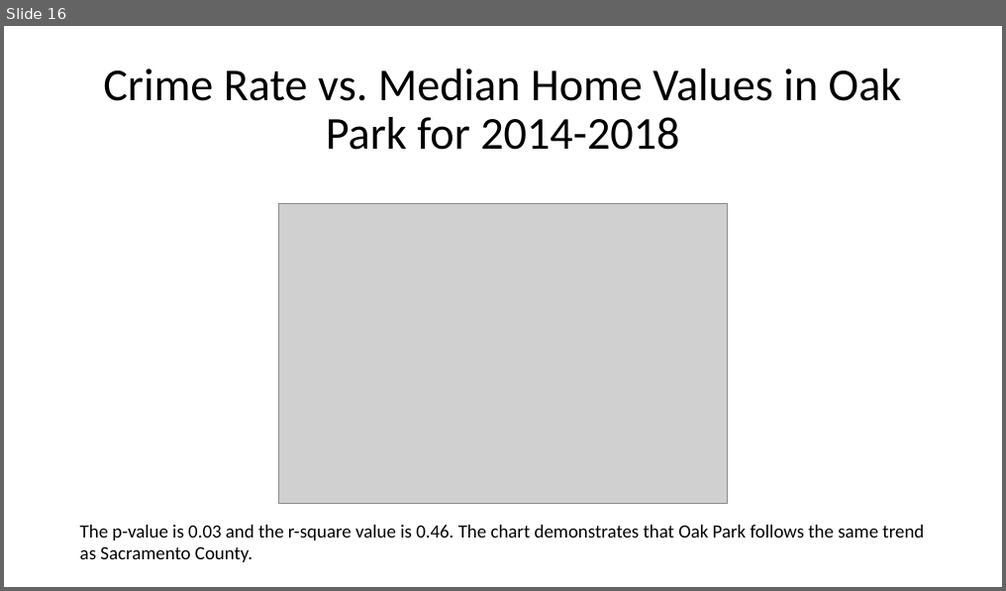
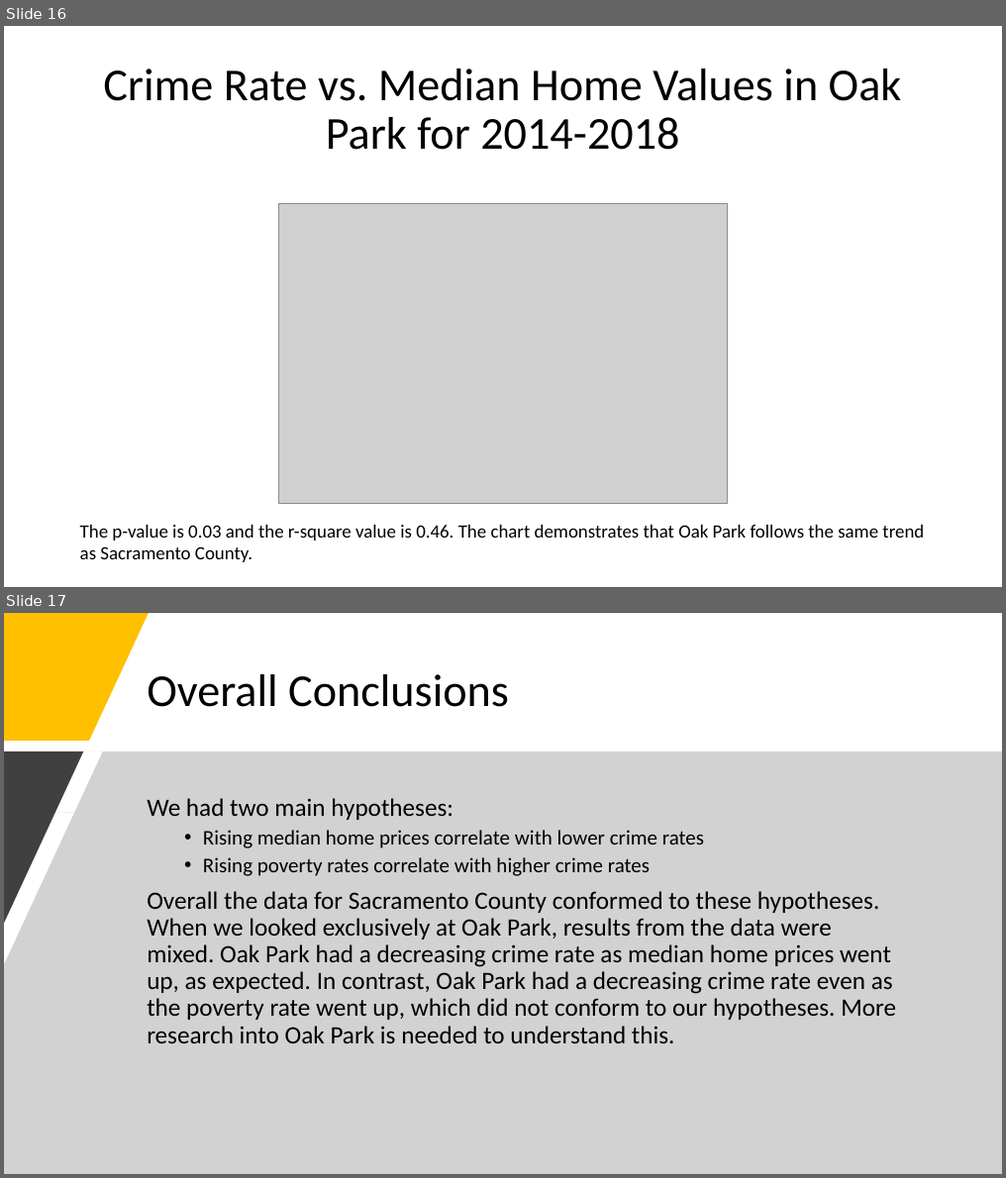
Before and after one commit to sean-galloway/Crime_and_Poverty, a slide deck: Project_1_Presentation.pptx. Shown one above the other, each under a label of ours: slide 16 before the commit, slides 16 and 17 after it. The pictures are 1006x591 and 1006x1178 pixels, drawn with LibreOffice and Linux fonts; fonts in the diff are those of the drawing; grey boxes stand for pictures. Boxes give left, top, right and bottom in pixels: in the first picture for what was removed or moved away, otherwise in the second. Text is boxed around its words. In the diff, an @@ line names an element or a change of style, - is before the commit and + after.

```diff
--- a/Project_1_Presentation.pptx
+++ b/Project_1_Presentation.pptx
@@ slide 17 added at bbox=[4, 613, 1002, 1174], background #FFFFFF @@
@@ freeform shape added at bbox=[4, 613, 149, 741], fill #FFC000 @@
@@ title added at bbox=[147, 674, 509, 707], 44 pt, text #000000 @@
+Overall Conclusions
@@ freeform shape added at bbox=[4, 752, 1002, 1174], fill #A6A6A6 at 50% opacity @@
@@ freeform shape added at bbox=[4, 752, 83, 923], fill #404040 @@
@@ text added at bbox=[147, 798, 896, 1044], 24 pt, text #000000 @@
+We had two main hypotheses:
+  • Rising median home prices correlate with lower crime rates
+  • Rising poverty rates correlate with higher crime rates
+Overall the data for Sacramento County conformed to these hypotheses. When we looked exclusively at Oak Park, results from the data were mixed. Oak Park had a decreasing crime rate as median home prices went up, as expected. In contrast, Oak Park had a decreasing crime rate even as the poverty rate went up, which did not conform to our hypotheses. More research into Oak Park is needed to understand this.
```
Also in this commit, not shown: 11 slides changed, 1 other slide added, 2 slides removed, 1 other file.
